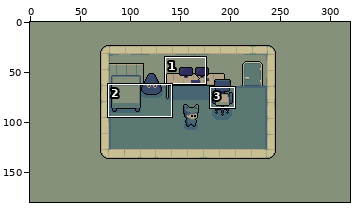
Pixel-art file: assets/sprites/global.aseprite. The first picture is a wide view before the edit; the outline marks the close-up.
Close-up. Before the edit:
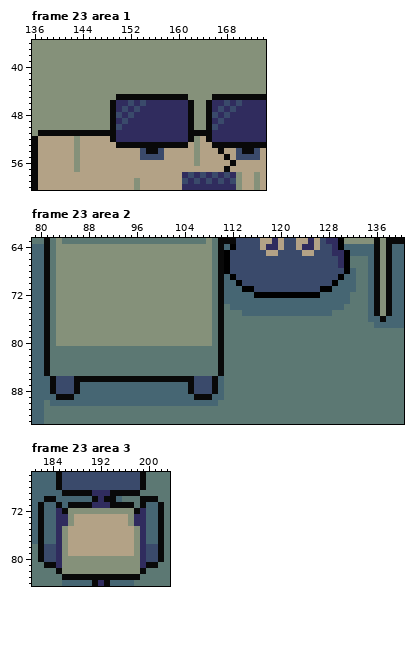
320x180 pixels, 23 frames. Shown: frame 23 area 1: x 136..174, y 36..60; frame 23 area 2: x 79..140, y 63..93; frame 23 area 3: x 181..203, y 66..84. The commit also changed other frames or places, which this record leaves out.
New version:
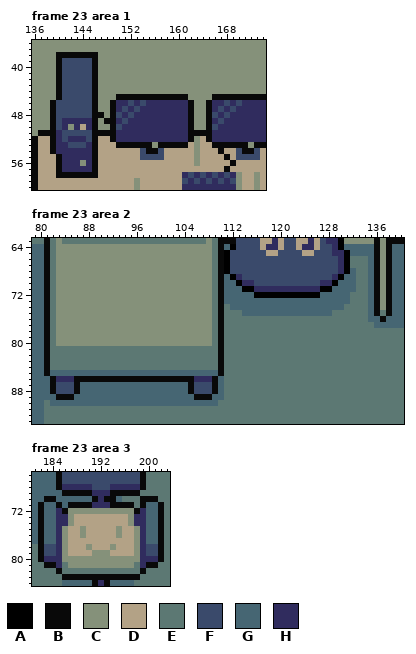
Palette (. is transparent): A #000000  B #090909  C #85917a  D #b3a286  E #5c7873  F #3a4a6b  G #466673  H #302c5e
From old to new:
Frame 23 area 1, layer "ui":
y 38: x 140..146 CCCCCCC -> BBBBBBB
y 39..45: x 140..146 CCCCCCC -> BFFFFFB
y 46..47: x 139..146 CCCCCCCC -> BFFFFFFB
y 48: x 139..147 CCCCCCCCC -> BFFFFFFBB
y 49: x 139..146 CCCCCCCC -> BFHHHHHB; x 148 C -> B
y 50: x 139..141 CCC -> BFH; x 143..146 CCCC -> HDHB
y 51: x 140..145 BBBBBB -> HFFFFF
y 52: x 139..146 DDDDCDDD -> BHFHHHFB
y 53: x 139..146 DDDDCDDD -> BHHFFFHB; x 156 B -> C; x 172 B -> C
y 54: x 139..146 DDDDCDDD -> BHHHHHHB
y 55: x 140..146 DDDCDDD -> BHHHHHB
y 56: x 140..146 DDDCDDD -> BHHHCHB
y 57: x 140..146 DDDCDDD -> BHHHHHB
y 58: x 140..146 DDDDDDD -> BBBBBBB
Frame 23 area 2, layers "particles", "enemies":
y 68: x 130 F -> H
y 69: x 113 F -> H; x 129 F -> H
y 70: x 114..115 FF -> HH; x 127..128 FF -> HH
y 71: x 116..126 FFFFFFFFFFF -> HHHHHHHHHHH
y 75: x 137 C -> E
y 85: x 82..109 EEEEEEEEEEEEEEEEEEEEEEEEEEEE -> GGGGGGGGGGGGGGGGGGGGGGGGGGGG
y 86: x 83..85 FFF -> HHH; x 106..108 FFF -> HHH
Frame 23 area 3, layer "player":
y 68: x 186..190 FFFFF -> HHHHH; x 194..198 FFFFF -> HHHHH
y 75..76: x 189 D -> C; x 195 D -> C
y 78: x 190 D -> C; x 194 D -> C
y 79: x 191..193 DDD -> CCC
y 80: x 183..184 FF -> HH; x 200..201 FF -> HH
y 81: x 186 C -> E; x 198 C -> E
y 82: x 186..198 CCCCCCCCCCCCC -> EEEEEEEEEEEEE
